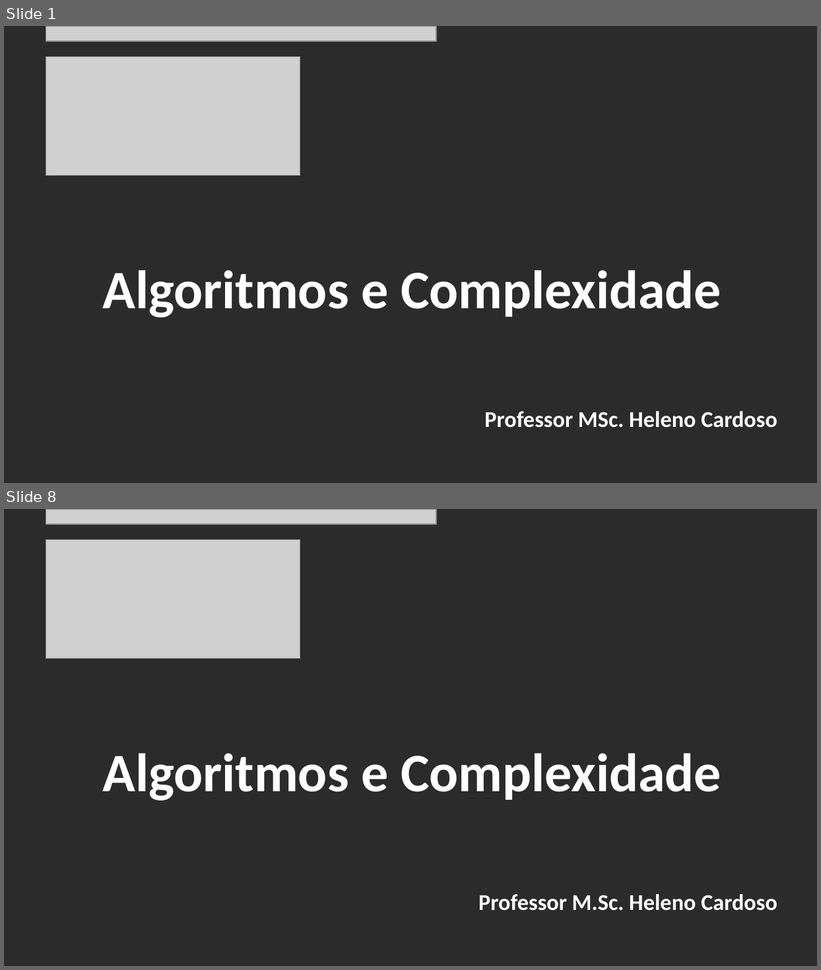
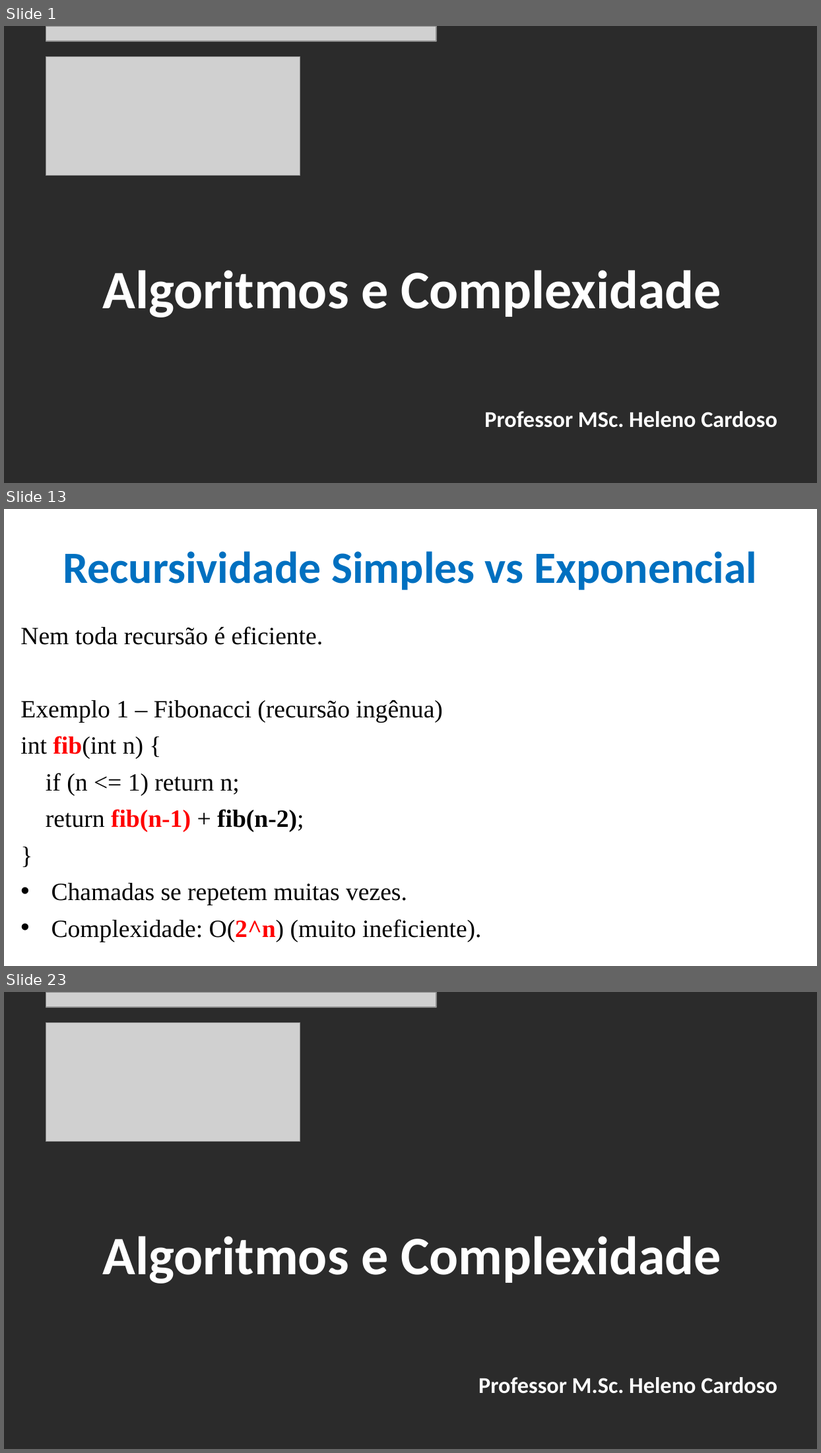
Before and after one commit to CloudEducationBrazil/WydenAlgoritmosEComplexidade, a slide deck: 01 Classes/Aula 03 - Algoritmos e Complexidade - Recursividade.pptx. Shown one above the other, each under a label of ours: slides 1 and 8 before the commit, slides 1, 13 and 23 after it; the slides between them are not shown. The pictures are 821x970 and 821x1453 pixels, drawn with LibreOffice and Linux fonts; fonts in the diff are those of the drawing; grey boxes stand for pictures; background and template pictures are left out; a plain dark background stands for a picture behind light text. Boxes give left, top, right and bottom in pixels: in the first picture for what was removed or moved away, otherwise in the second. Text is boxed around its words. In the diff, an @@ line names an element or a change of style, - is before the commit and + after.

Commit message:
Aulas Algorit e Complex 25Ago2025 ...

```diff
--- a/01 Classes/Aula 03 - Algoritmos e Complexidade - Recursividade.pptx
+++ b/01 Classes/Aula 03 - Algoritmos e Complexidade - Recursividade.pptx
@@ slide 13 added at (x1=4, y1=509, x2=817, y2=966), background picture (left out) @@
@@ title added at (x1=63, y1=551, x2=757, y2=590), 39.6 pt, text #0070C0, bold @@
+Recursividade Simples vs Exponencial
@@ text added at (x1=20, y1=626, x2=481, y2=942), 22 pt, text #000000 @@
+Nem toda recursão é eficiente.
+Exemplo 1 – Fibonacci (recursão ingênua)
+int fib(int n) {
+if (n <= 1) return n;
+return fib(n-1) + fib(n-2);
+}
+• Chamadas se repetem muitas vezes.
+• Complexidade: O(2^n) (muito ineficiente).
@@ what was slide 8 is now slide 23 @@
```
Also in this commit, not shown: 6 slides changed, 14 other slides added, 14 other files.
